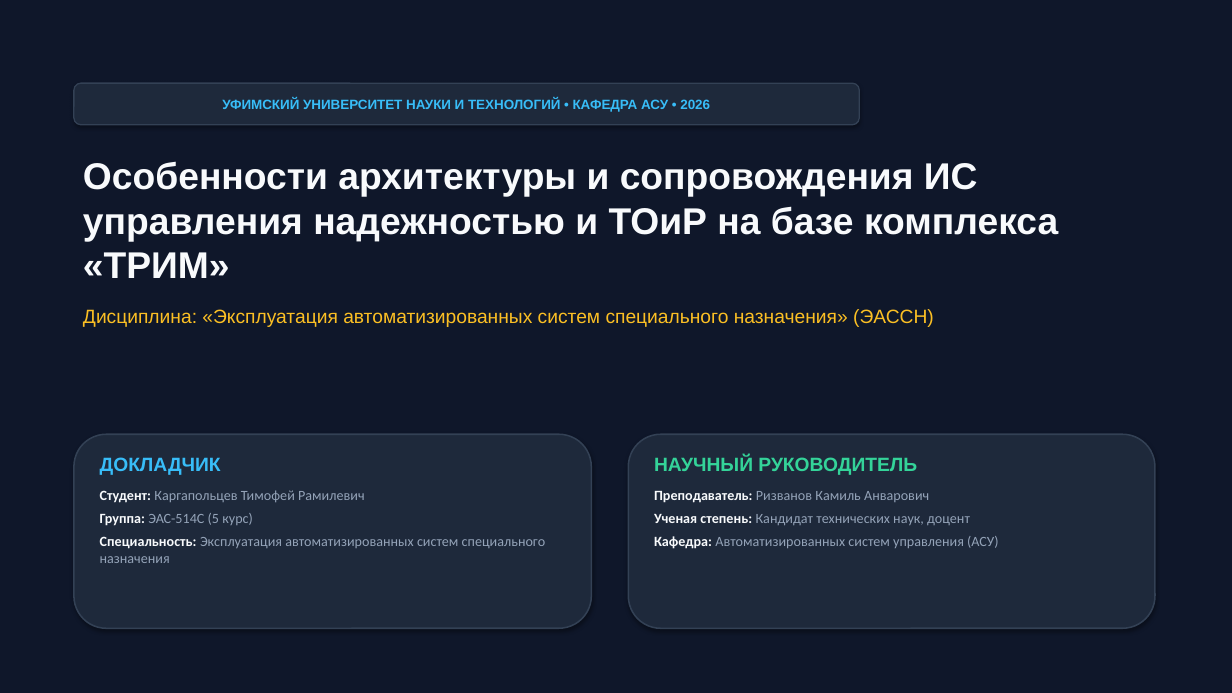
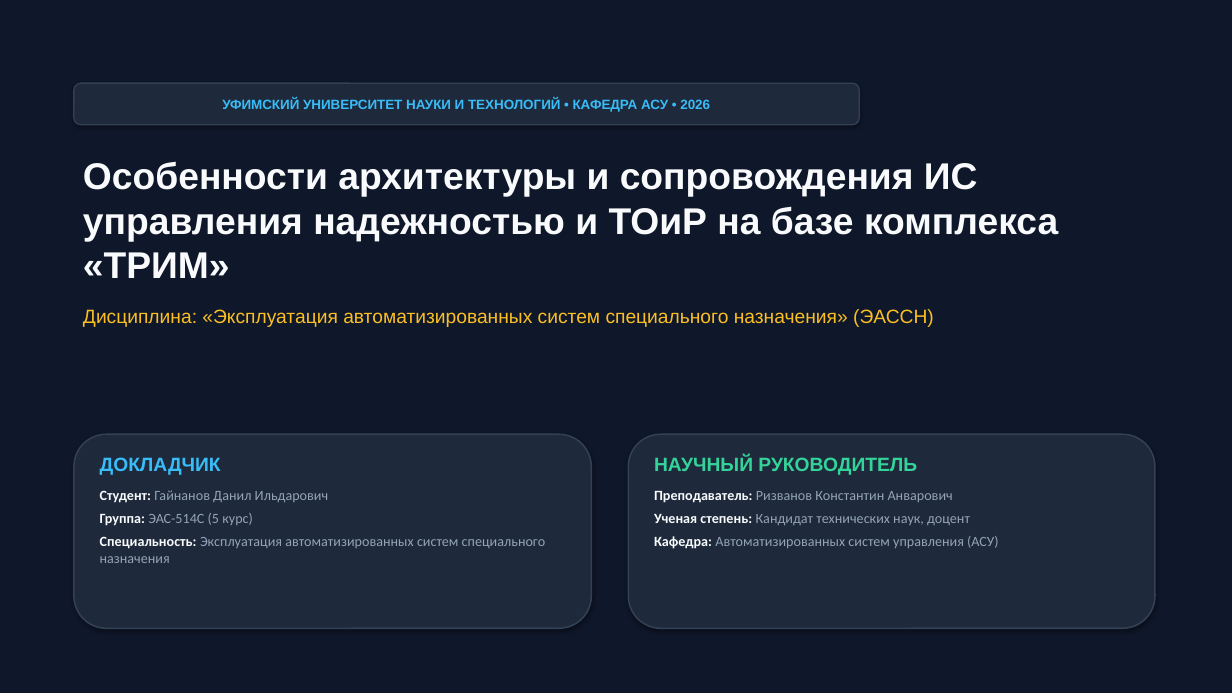
Before and after one commit to kargtx/stage5, a slide deck: slide 1 of Доклад_EAM_ТРИМ_в_АССН/EAM_ТРИМ_в_АССН_Презентация.pptx. Drawn at 1232x693 pixels with LibreOffice and Linux fonts; fonts in the diff are those of the drawing. Boxes give left, top, right and bottom in pixels: in the first picture for what was removed or moved away, otherwise in the second. Text is boxed around its words. In the diff, an @@ line names an element or a change of style, - is before the commit and + after.

Commit message:
fix(ЭАССН): актуализация докладчиков и ФИО преподавателя
- ГИС «Оператор»: докладчик Гарифуллин Карим Рамилевич (гр. ЭАС-514С)
- EAM «ТРИМ»: докладчик Гайнанов Данил Ильдарович (гр. ЭАС-514С)
- Преподаватель во всех докладах: к.т.н., доцент Ризванов Константин Анварович
- Перегенерированы файлы DOCX, PPTX и обновлены тексты защитной речи

```diff
--- a/Доклад_EAM_ТРИМ_в_АССН/EAM_ТРИМ_в_АССН_Презентация.pptx
+++ b/Доклад_EAM_ТРИМ_в_АССН/EAM_ТРИМ_в_АССН_Презентация.pptx
@@ text at (x1=100, y1=490, x2=329, y2=503): text changed @@
-Студент: Каргапольцев Тимофей Рамилевич
+Студент: Гайнанов Данил Ильдарович
@@ text at (x1=654, y1=491, x2=953, y2=503): text changed @@
-Преподаватель: Ризванов Камиль Анварович
+Преподаватель: Ризванов Константин Анварович
```
Also in this commit, not shown: 31 other files.
